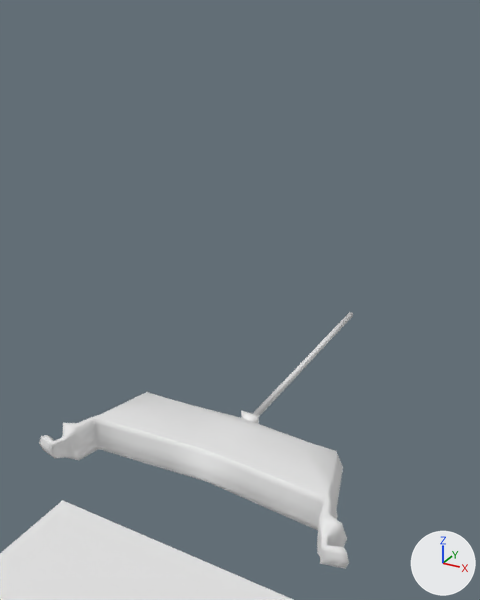
Two versions of the Blender file art/models/props/balloons/balloons.blend, one commit apart.
The view is the same before and after, from a 50 mm camera at (1.25, -2.0, 3.57) aimed at (-0.17, 0.58, 2.28). The lights are fixed; the arrows at lower right show +X, +Y and +Z. The picture after the commit comes second.

Objects in the first picture: 'Plane', 'boat_balloon.001'.
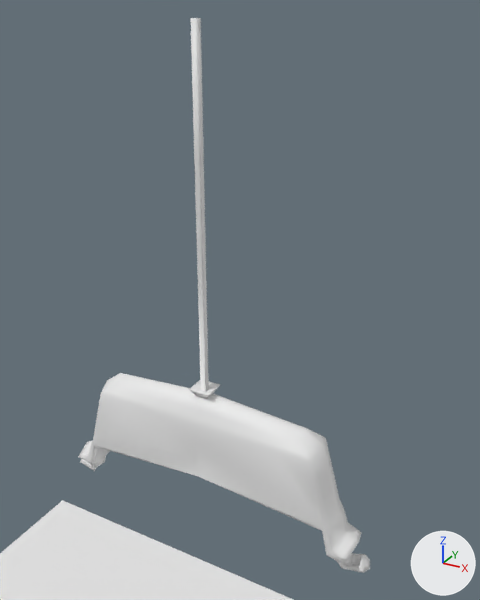
Where the change shows, as pixel boxes [x1, y1, x2, y2] in the pictures (480 x 600 px; the box of a moved part takes in the faces that stretch with it):
'boat_balloon.001', reshaped
    before: [39, 312, 353, 569]
    after: [78, 18, 370, 573]
part 1 of me_plane_001, moved or reshaped
    before: [241, 312, 353, 424]
    after: [189, 18, 220, 399]
part 2 of me_plane_001, moved or reshaped
    before: [39, 392, 349, 569]
    after: [78, 373, 370, 573]

Diff of the bpy script that builds the scene:
```diff
--- a/art/models/props/balloons/balloons.blend.py
+++ b/art/models/props/balloons/balloons.blend.py
@@ me_plane_001 @@
 # used by ob_boat_balloon_001; location = (0.0, 0.0, 0.0); scale = (0.0245, 0.0245, 0.0245)
-me_plane_001.from_pydata(...)  # 1133 vertices, 1056 faces; spans x -30.7..29.7, y -10.9..72.1, z 68.3..75.3
+me_plane_001.from_pydata(...)  # 1133 vertices, 1056 faces; spans x -30.2..30.2, y -3.9..75.0, z 61.5..144.5
+# me_plane_001 part 1: the loose piece of 128 vertices spanning x -2.0..1.9, y 13.7..72.1, z 69.9..73.8 is multiplied about its middle by the matrix ((-1.0, 0.0, 0.0), (0.0, 0.0, 1.0), (0.0, 1.0, 0.0)), then moved by (-0.3, -43.2, 43.5)
+# me_plane_001 part 2: the loose piece of 1001 vertices spanning x -30.7..29.7, y -10.9..14.5, z 68.3..75.3 is multiplied about its middle by the matrix ((-1.0, 0.0, 0.0), (0.0, 0.0, 1.0), (0.0, 1.0, 0.0)), then moved by (0.5, -2.1, 2.4)
+# other edits to the shape of me_plane_001 do not show in these pictures
 me_plane_001.materials.append(mat_material_002)
```
